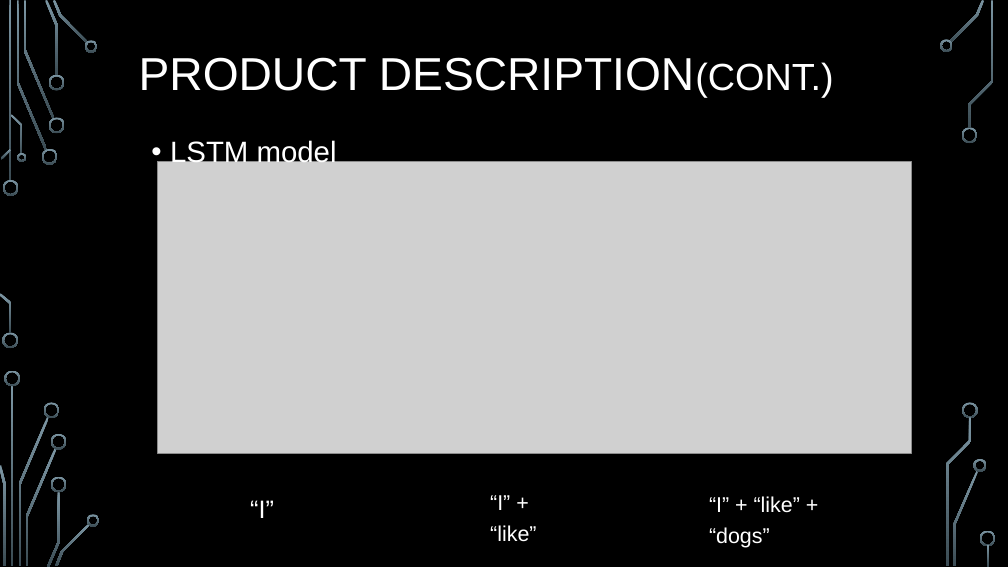
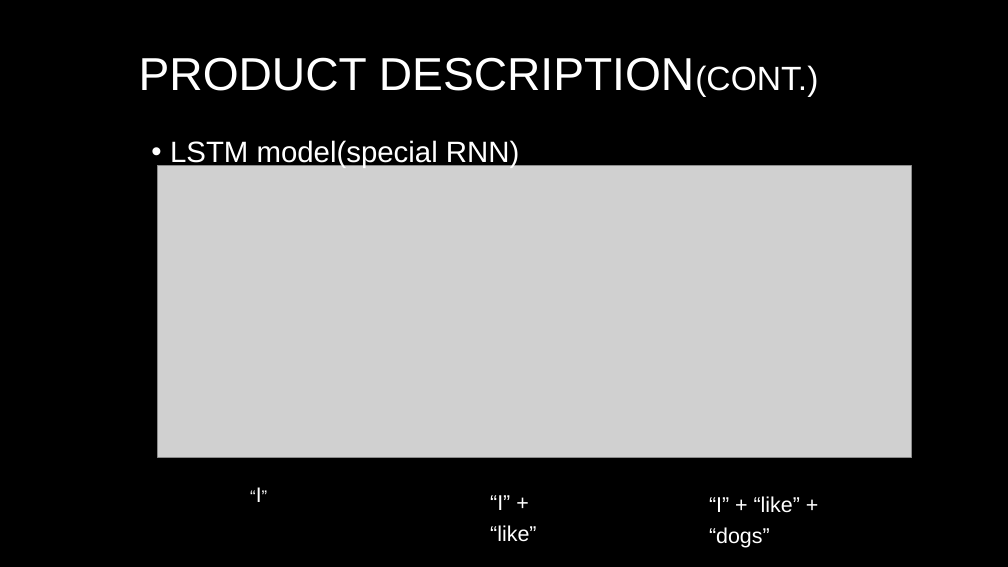
Before and after one commit to kk2250/Project_TextSum, a slide deck: slide 5 of project_textsum.pptx (slide 4 before the commit). Drawn at 1008x567 pixels with LibreOffice and Linux fonts; fonts in the diff are those of the drawing; grey boxes stand for pictures; background and template pictures are left out. Boxes give left, top, right and bottom in pixels: in the first picture for what was removed or moved away, otherwise in the second. Text is boxed around its words. In the diff, an @@ line names an element or a change of style, - is before the commit and + after.

```diff
--- a/project_textsum.pptx
+++ b/project_textsum.pptx
@@ title "PRODUCT DESCRIPTION(CONT.)" at <box>139,57,818,97</box>: size 36 to 32 pt in "DESCRIPTION(CONT.)"; text colour #FFFFFF to gradient #FFFFFF to #A6A6A6 @@
@@ text at <box>170,140,519,168</box>: text changed @@
-• LSTM model
+• LSTM model(special RNN)
@@ picture: place and size @@
-picture at <box>158,162,912,454</box>
+picture at <box>158,166,912,457</box>
@@ text "“I”" at <box>256,487,262,502</box>: size 24 to 20 pt, text colour #FFFFFF to gradient #FFFFFF to #BFBFBF, small capitals on; vertical alignment top to middle @@
@@ group removed at <box>0,0,996,567</box>: 33 freeform shapes, 3 rectangles @@
```
Also in this commit, not shown: 5 other slides changed, 2 slides added, 54 other files.
